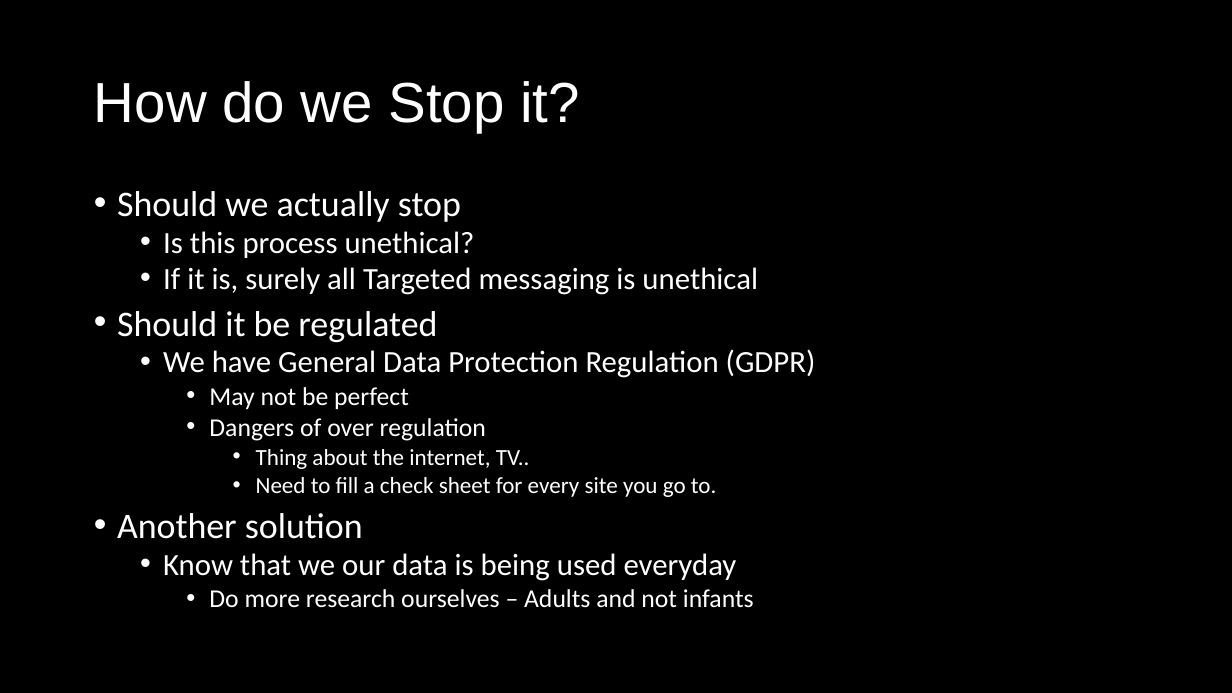
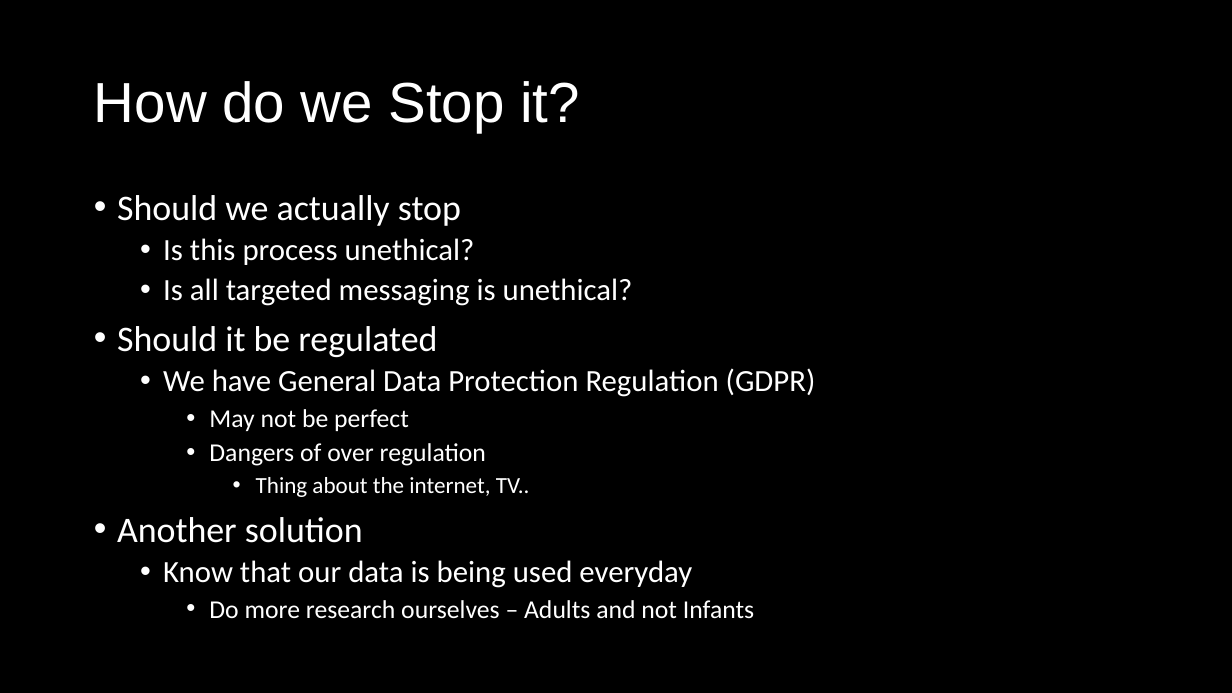
Before and after one commit to jonnyd360/-codeclan_homework_Jonathan, a slide deck: slide 5 of week_03/day_04/Presentation .pptx (slide 6 before the commit). Drawn at 1232x693 pixels with LibreOffice and Linux fonts; fonts in the diff are those of the drawing. Boxes give left, top, right and bottom in pixels: in the first picture for what was removed or moved away, otherwise in the second. Text is boxed around its words. In the diff, an @@ line names an element or a change of style, - is before the commit and + after.

```diff
--- a/week_03/day_04/Presentation .pptx
+++ b/week_03/day_04/Presentation .pptx
@@ text at box(117, 195, 816, 543): line spacing 0.8 to 0.9 @@
@@ text at box(163, 278, 633, 306): text changed @@
-  • If it is, surely all Targeted messaging is unethical
+  • Is all targeted messaging is unethical?
@@ text at box(256, 477, 717, 497): paragraph removed @@
-      • Need to fill a check sheet for every site you go to.
@@ text at box(163, 560, 754, 619): text changed @@
-  • Know that we our data is being used everyday
-    • Do more research ourselves – Adults and not infants
+  • Know that our data is being used everyday
+    • Do more research ourselves – Adults and not Infants
```
Also in this commit, not shown: 1 other slide changed, 1 slide removed.
